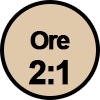
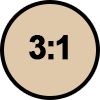
Two versions of the same layered image (100×100). Layer-by-layer changes:
added group "3:1" (1st of 2) with 2 layers above "Brick" over 29, 31, 70, 85
added layer "3:1" (2nd of 2, in "3:1") in group "3:1" over 29, 35, 68, 60
added layer "Ellipse 1" (1st of 16, in "3:1") in group "3:1" over 29, 31, 70, 85
hid group "Brick" (1st of 2) (3 layers) over 29, 31, 70, 85
renamed "Ore" to "Brick", painted on it over 29, 31, 70, 50
